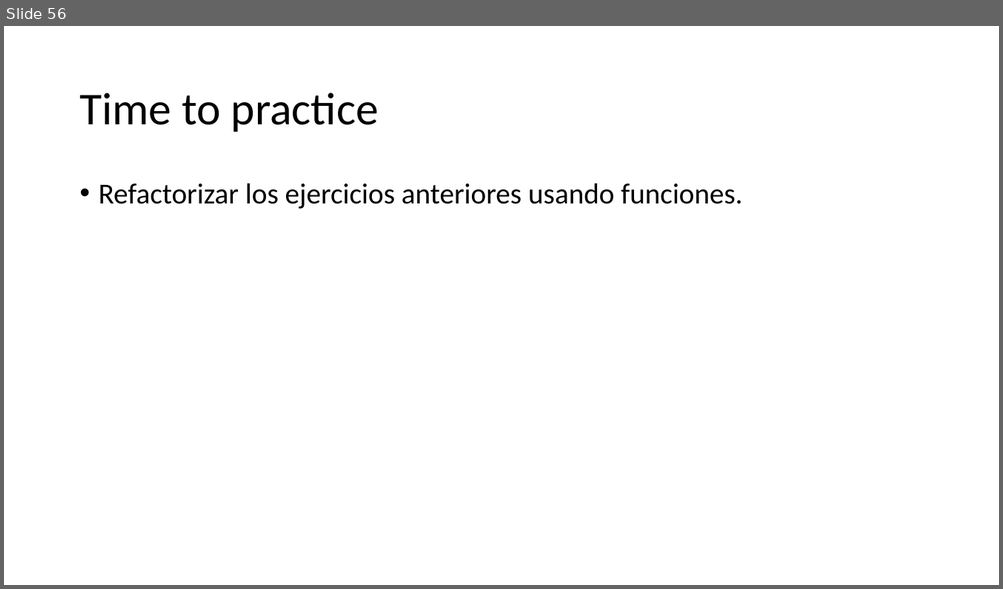
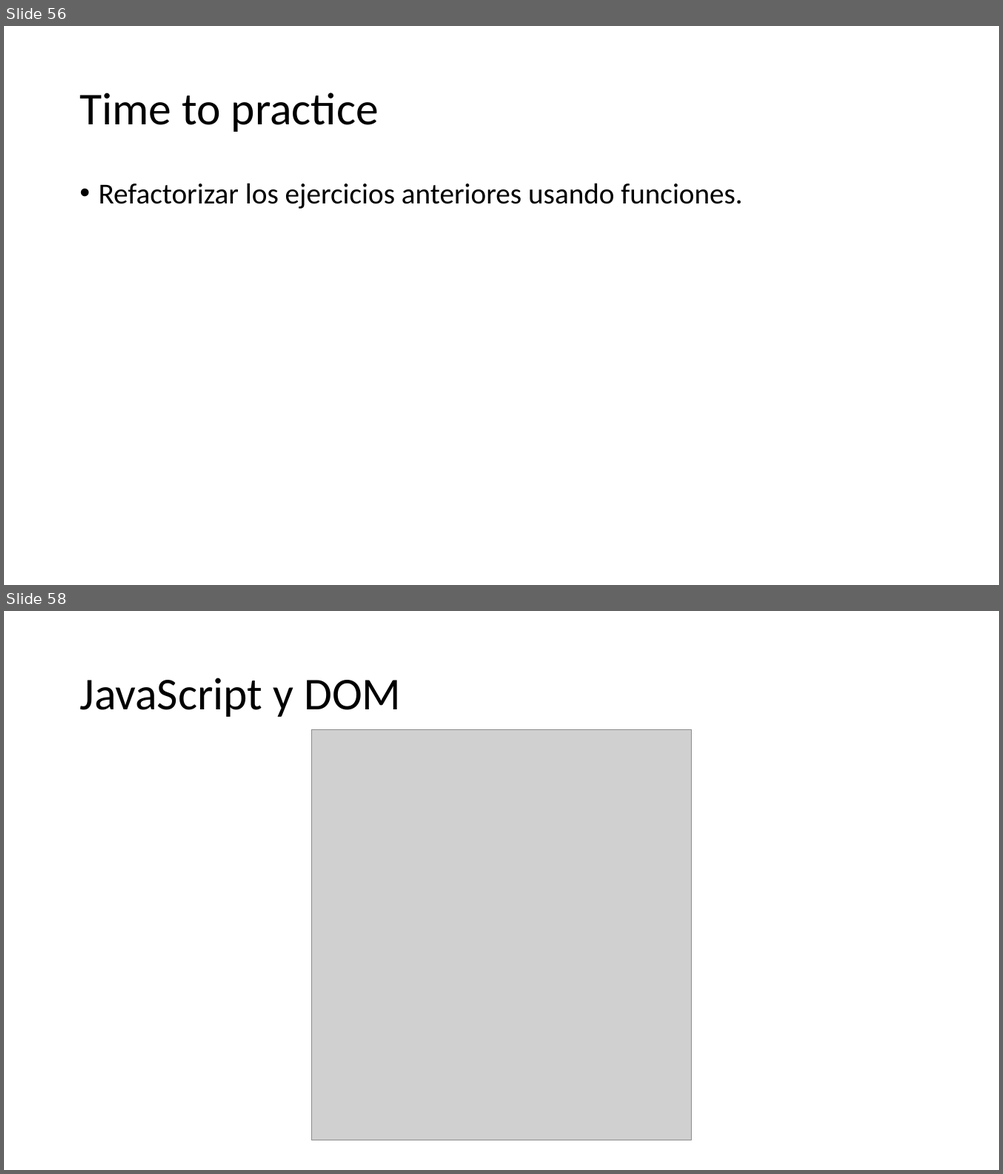
Before and after one commit to SarutobiKonohamaru/js_full_course, a slide deck: Presentacion.pptx. Shown one above the other, each under a label of ours: slide 56 before the commit, slides 56 and 58 after it; the slides between them are not shown. The pictures are 1003x589 and 1003x1174 pixels, drawn with LibreOffice and Linux fonts; fonts in the diff are those of the drawing; grey boxes stand for pictures. Boxes give left, top, right and bottom in pixels: in the first picture for what was removed or moved away, otherwise in the second. Text is boxed around its words. In the diff, an @@ line names an element or a change of style, - is before the commit and + after.

```diff
--- a/Presentacion.pptx
+++ b/Presentacion.pptx
@@ slide 58 added at [4, 611, 999, 1170], background #FFFFFF @@
@@ title added at [79, 678, 401, 717], 44 pt, text #000000 @@
+JavaScript y DOM
@@ picture added at [311, 729, 691, 1141] @@
```
Also in this commit, not shown: 1 other slide added, 2 other files.
